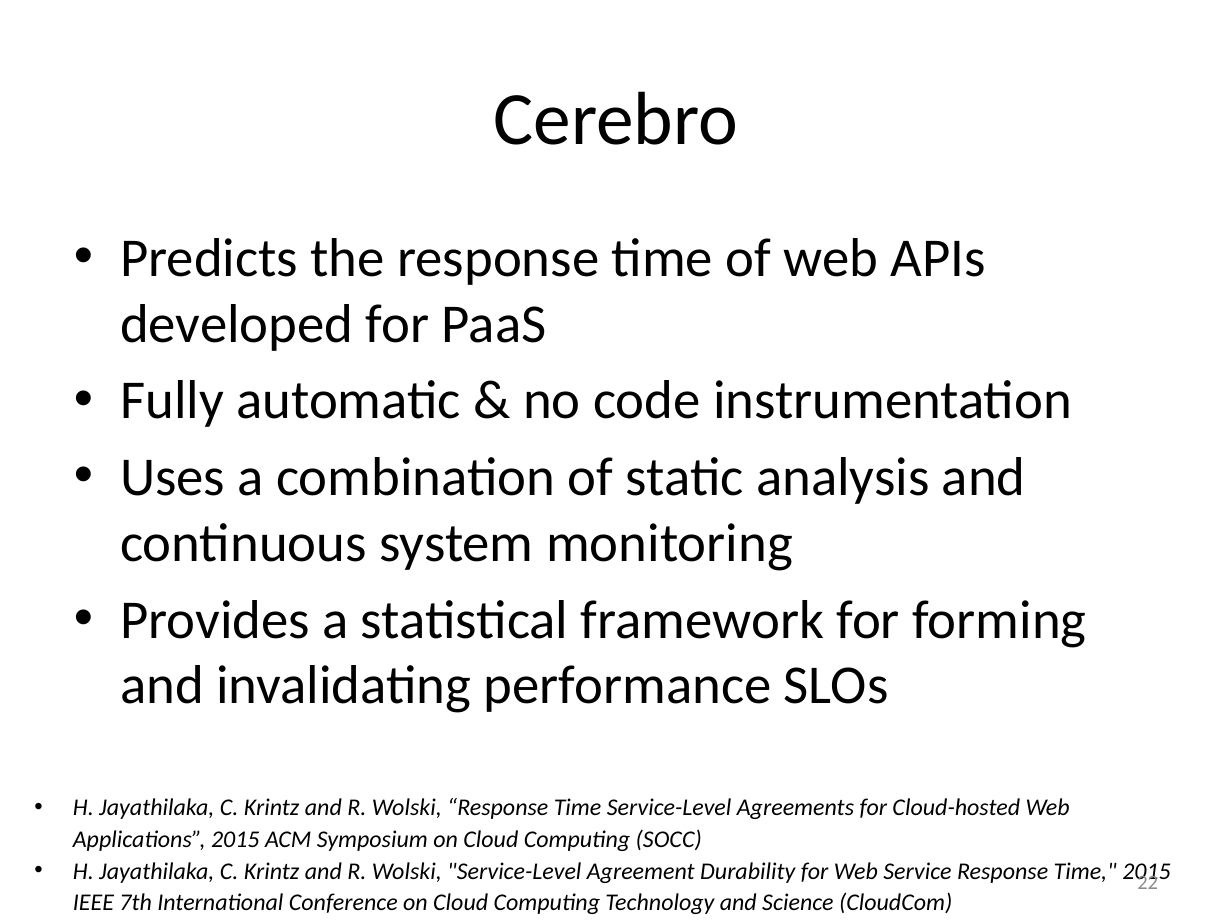
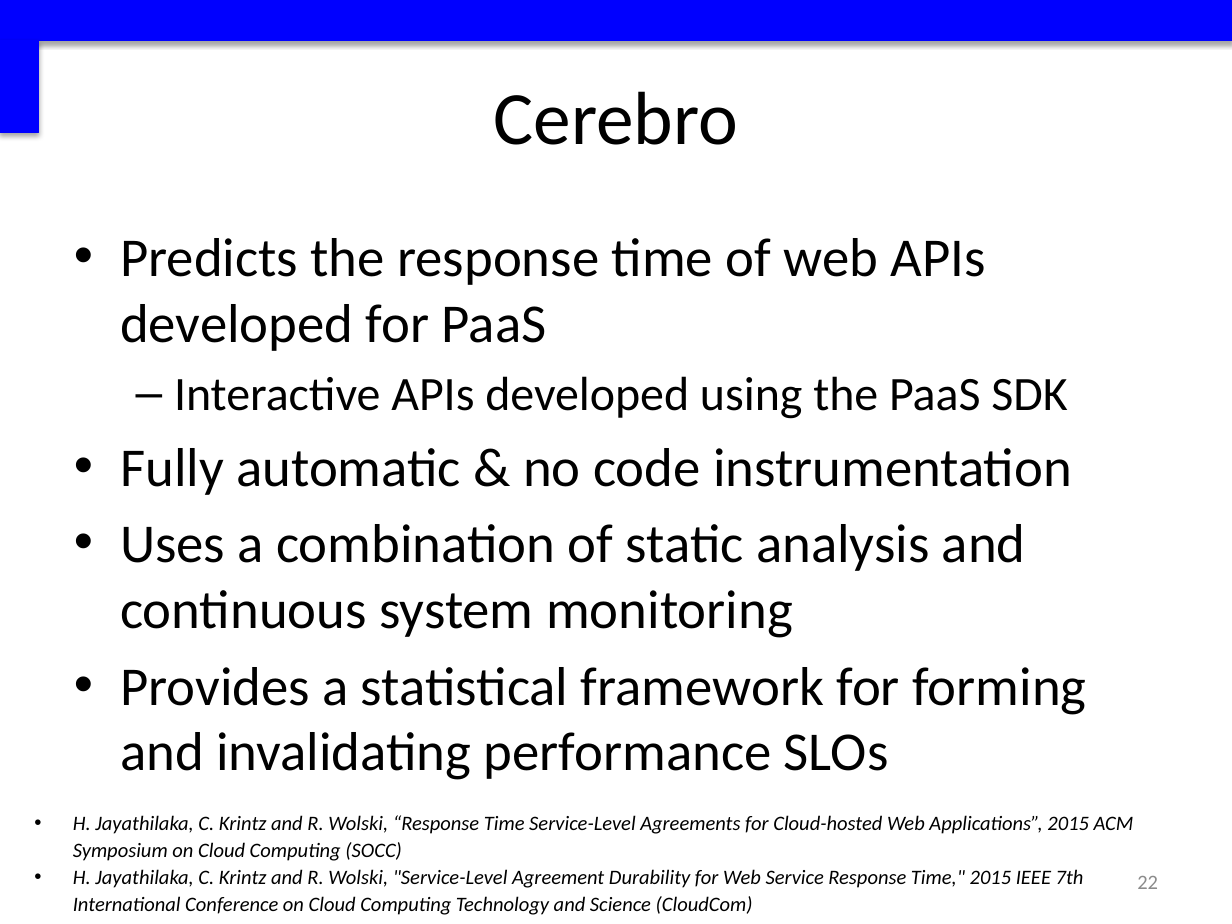
Before and after one commit to Dithn/eager-appscale, a slide deck: slide 22 of Eager/paper/dissertation/dissertation.pptx. Drawn at 1232x924 pixels with LibreOffice and Linux fonts; fonts in the diff are those of the drawing. Boxes give left, top, right and bottom in pixels: in the first picture for what was removed or moved away, otherwise in the second. Text is boxed around its words. In the diff, an @@ line names an element or a change of style, - is before the commit and + after.

```diff
--- a/Eager/paper/dissertation/dissertation.pptx
+++ b/Eager/paper/dissertation/dissertation.pptx
@@ rectangle added at bbox=[0, 0, 1232, 41], fill #0000FF, outline #0000FF 0.75 pt @@
@@ rectangle added at bbox=[0, 41, 38, 133], fill #0000FF, outline #0000FF 0.75 pt @@
@@ text at bbox=[174, 376, 1067, 419]: paragraph added @@
+  – Interactive APIs developed using the PaaS SDK
@@ text "H. Jayathilaka, C. Krintz and ...": place and size @@
-text "H. Jayathilaka, C. Krintz and ..." at bbox=[73, 798, 1171, 914]
+text "H. Jayathilaka, C. Krintz and ..." at bbox=[73, 815, 1134, 915]
@@ text "H. Jayathilaka, C. Krintz and ..." at bbox=[73, 815, 1134, 915]: size 14 to 12 pt @@
```
Also in this commit, not shown: 28 other slides changed, 3 slides added.
